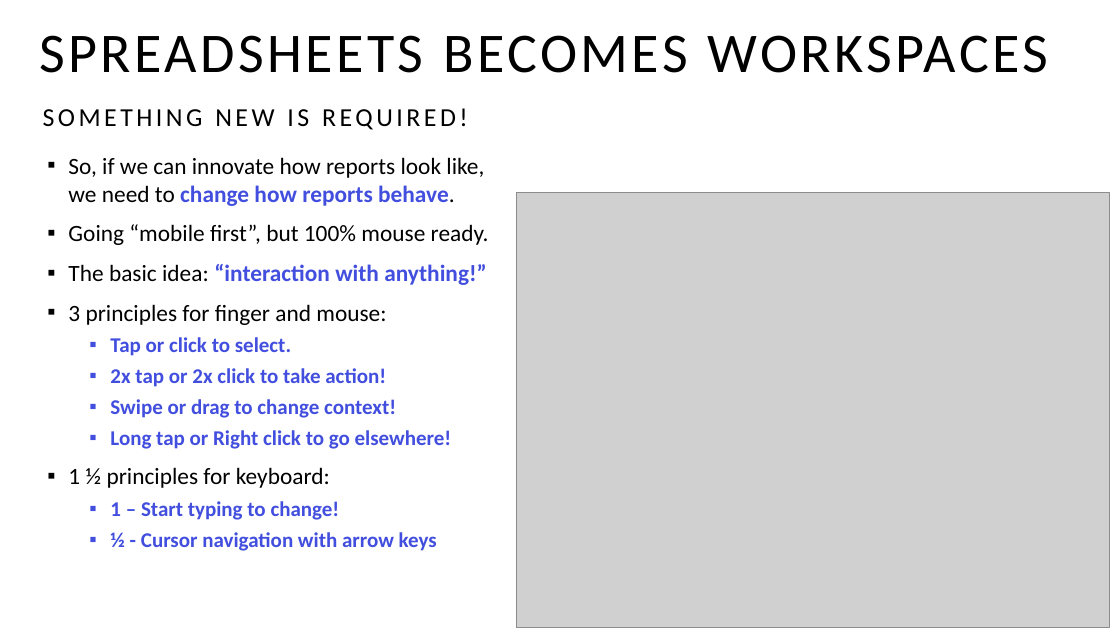
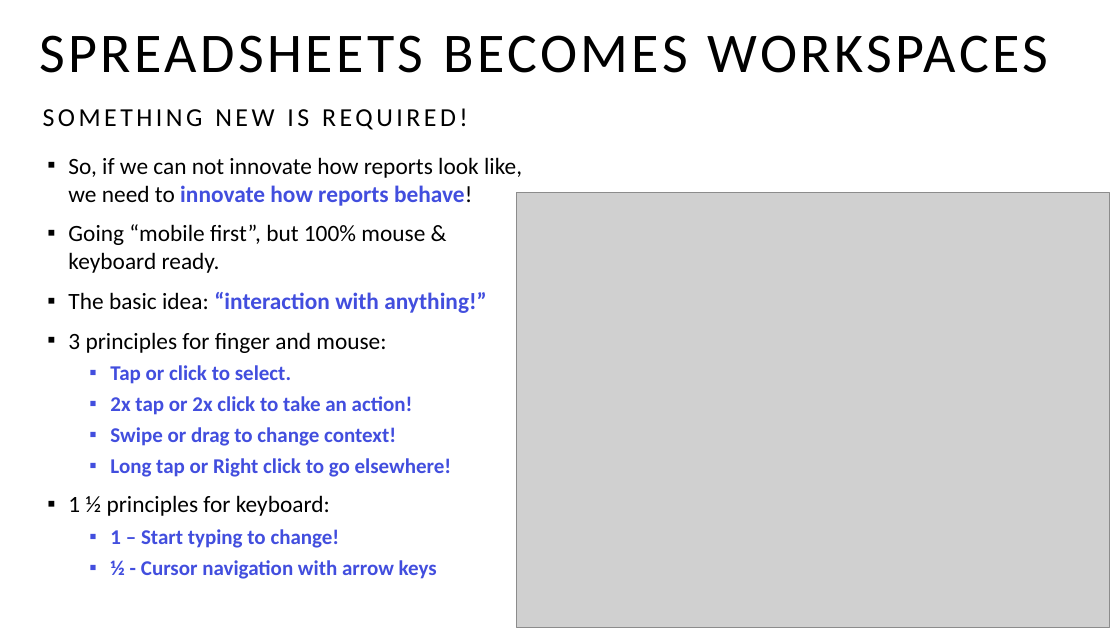
Before and after one commit to Zeutschler/tinyolap, a slide deck: slide 4 of presentations/tinyolap_visually.pptx. Drawn at 1120x630 pixels with LibreOffice and Linux fonts; fonts in the diff are those of the drawing; grey boxes stand for pictures. Boxes give left, top, right and bottom in pixels: in the first picture for what was removed or moved away, otherwise in the second. Text is boxed around its words. In the diff, an @@ line names an element or a change of style, - is before the commit and + after.

```diff
--- a/presentations/tinyolap_visually.pptx
+++ b/presentations/tinyolap_visually.pptx
@@ text at (68, 157, 522, 273): text changed @@
-▪ So, if we can innovate how reports look like,
-  we need to change how reports behave.
-▪ Going “mobile first”, but 100% mouse ready.
+▪ So, if we can not innovate how reports look like,
+  we need to innovate how reports behave!
+▪ Going “mobile first”, but 100% mouse & keyboard ready.
@@ text at (110, 396, 413, 415): text changed @@
-  ▪ 2x tap or 2x click to take action!
+  ▪ 2x tap or 2x click to take an action!
```
Also in this commit, not shown: 2 other slides changed, 27 other files.
